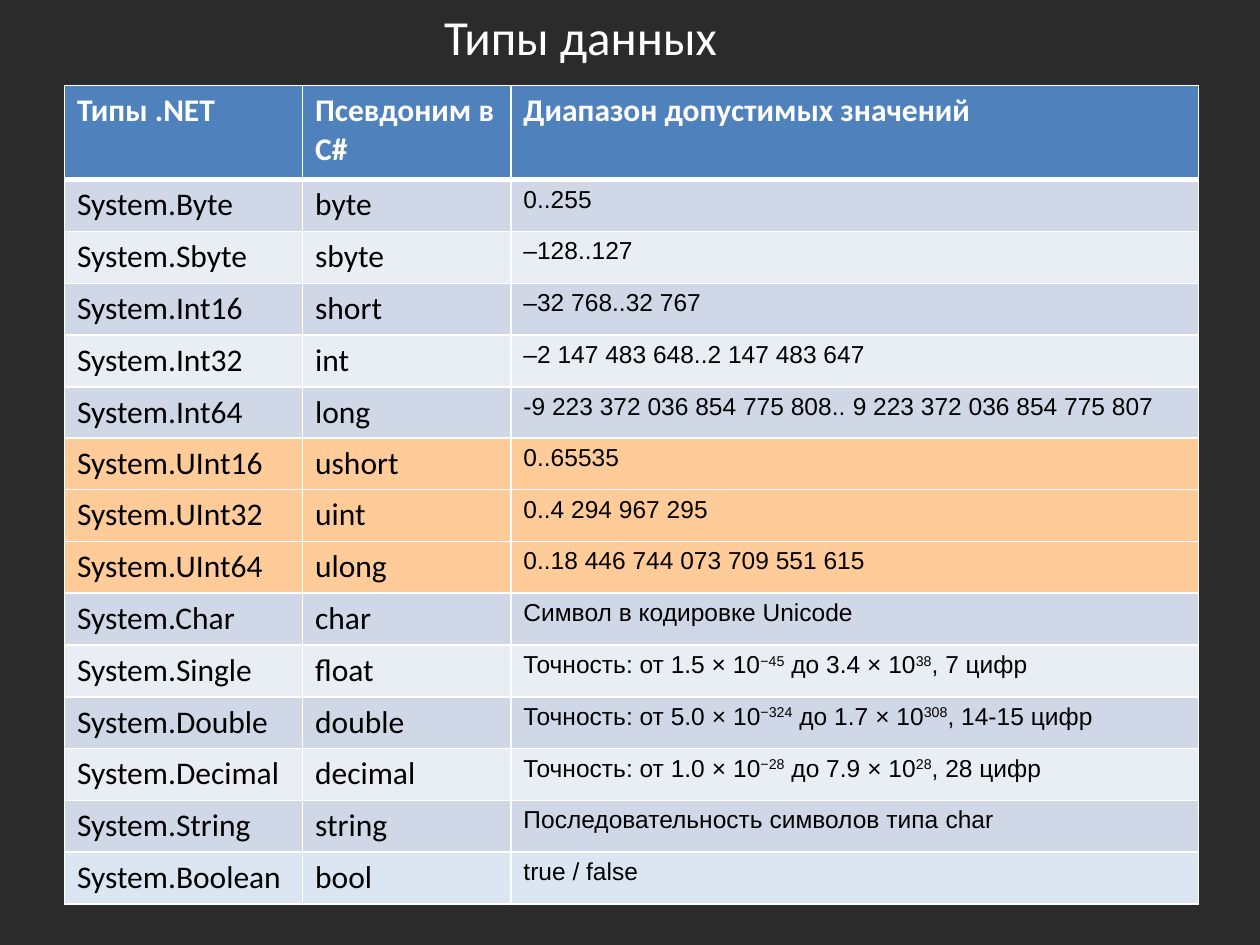
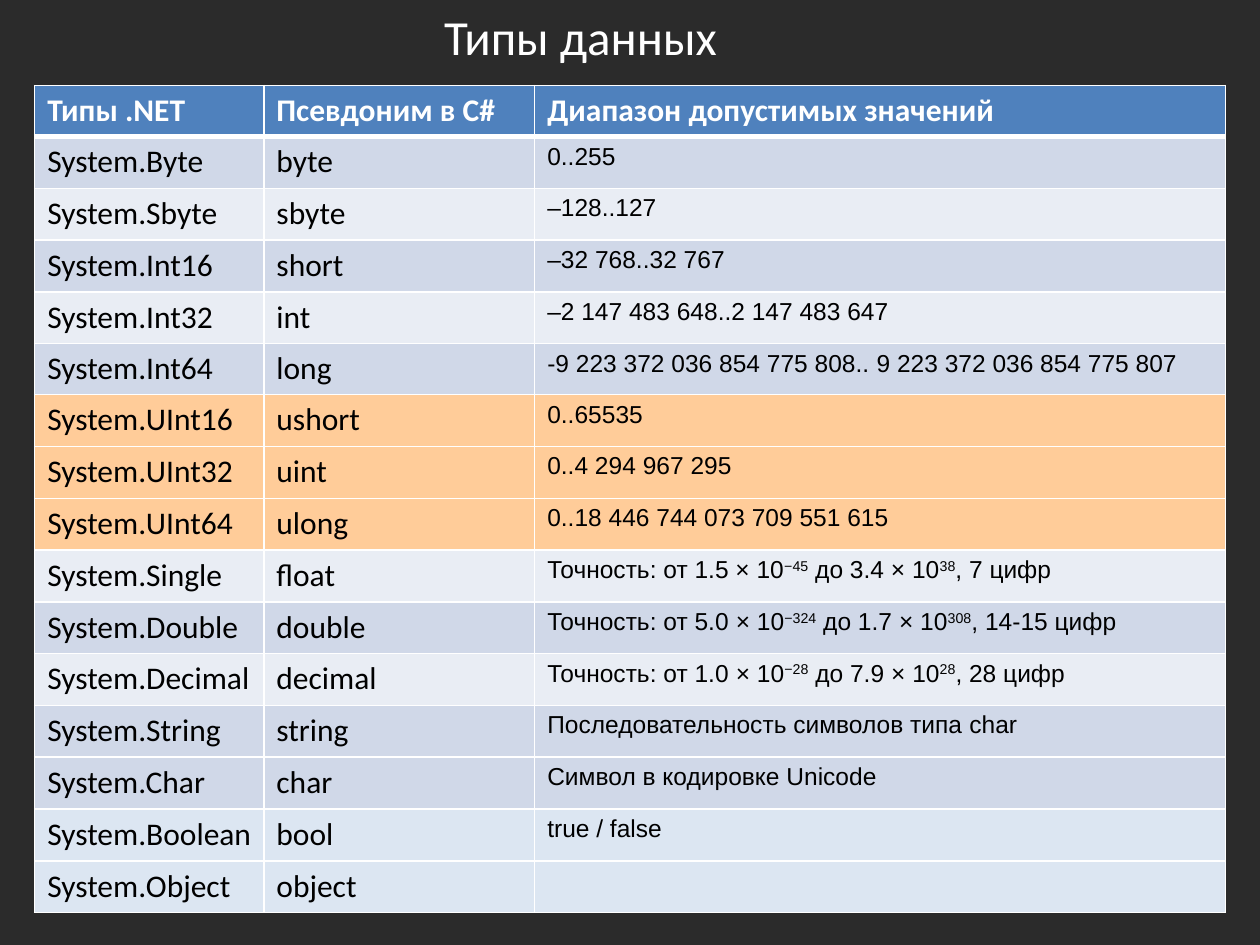
Before and after one commit to bazile/Training, a slide deck: slide 16 of Presentation/lesson-01.pptx. Drawn at 1260x945 pixels with LibreOffice and Linux fonts; fonts in the diff are those of the drawing; background and template pictures are left out; a plain dark background stands for a picture behind light text. Boxes give left, top, right and bottom in pixels: in the first picture for what was removed or moved away, otherwise in the second. Text is boxed around its words. In the diff, an @@ line names an element or a change of style, - is before the commit and + after.

```diff
--- a/Presentation/lesson-01.pptx
+++ b/Presentation/lesson-01.pptx
@@ table at <box>35,86,1226,912</box> @@
-row 10: System.Char | char | Символ в кодировке Unicode
+row 14: System.Char | char | Символ в кодировке Unicode
+row 16: System.Object | object | 
@@ table: place and size @@
-table at <box>64,86,1198,905</box>
+table at <box>35,86,1226,912</box>
```
Also in this commit, not shown: 1 slide added, 2 other files.
